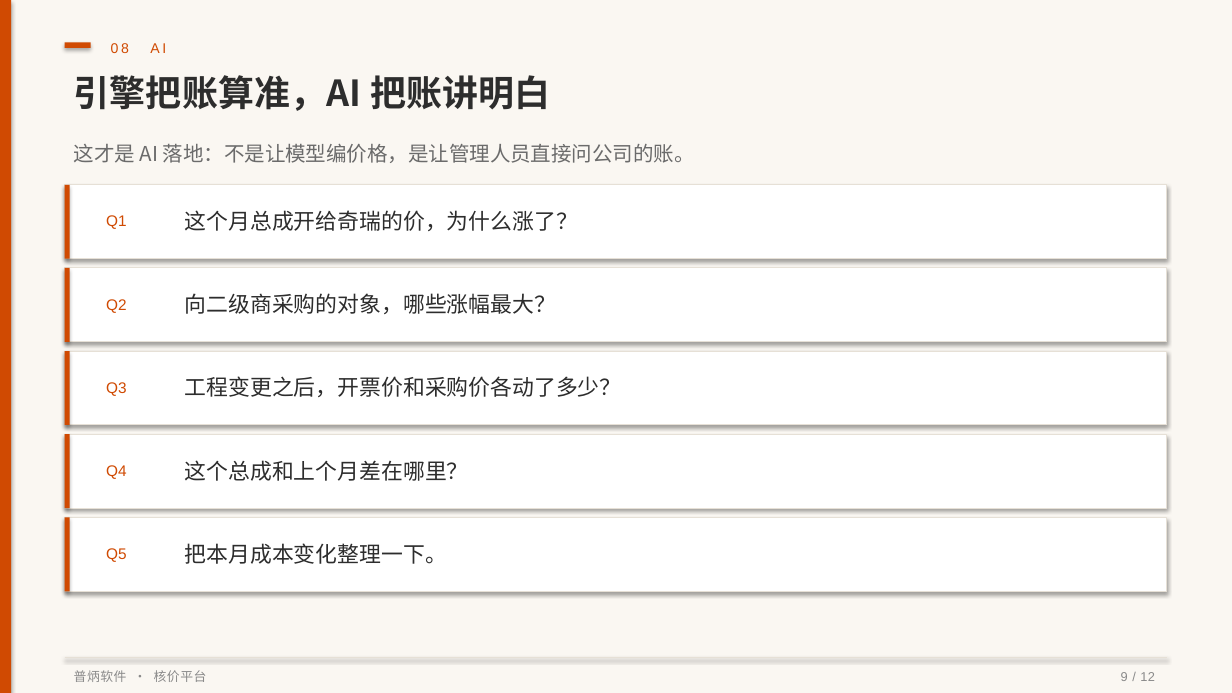
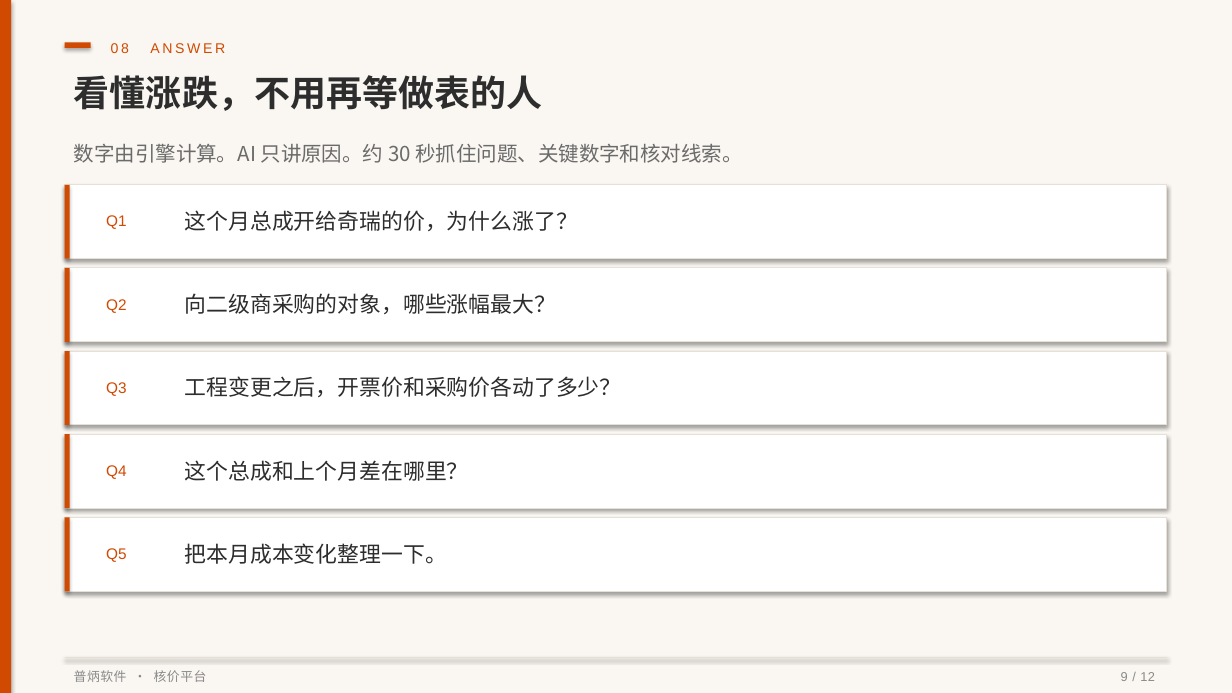
Before and after one commit to pulinzhang/structure-costing-platform, a slide deck: slide 9 of docs/结构件自动核价平台-产品介绍.pptx. Drawn at 1232x693 pixels with LibreOffice and Linux fonts; fonts in the diff are those of the drawing. Boxes give left, top, right and bottom in pixels: in the first picture for what was removed or moved away, otherwise in the second. Text is boxed around its words. In the diff, an @@ line names an element or a change of style, - is before the commit and + after.

```diff
--- a/docs/结构件自动核价平台-产品介绍.pptx
+++ b/docs/结构件自动核价平台-产品介绍.pptx
@@ text at box(111, 43, 225, 53): text changed @@
-08 AI
+08 ANSWER
@@ text at box(74, 75, 543, 111): text changed @@
-引擎把账算准，AI 把账讲明白
+看懂涨跌，不用再等做表的人
@@ text at box(74, 144, 742, 163): text changed @@
-这才是 AI 落地：不是让模型编价格，是让管理人员直接问公司的账。
+数字由引擎计算。AI 只讲原因。约 30 秒抓住问题、关键数字和核对线索。
```
Also in this commit, not shown: 5 other slides changed, 6 slides added, 6 slides removed, 1 other file.
